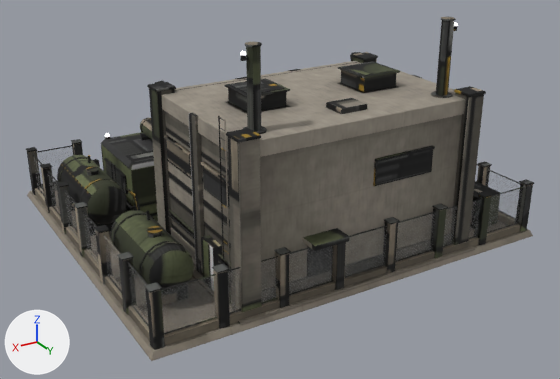
Renders of the glTF model godot/assets/units3d/power_plant/power_plant.glb from each side of a commit.
The view is the same before and after, from a camera (50 mm lens) standing at (16.4, 28.6, 15.4) and looking at (0.1, 1.5, 1.9). The axes (+X, +Y, +Z) are drawn at lower left. The lights are the same throughout. The first picture is the older version. Vertices at exactly the same position are counted once.

The first picture shows 'Building', 'Props'.
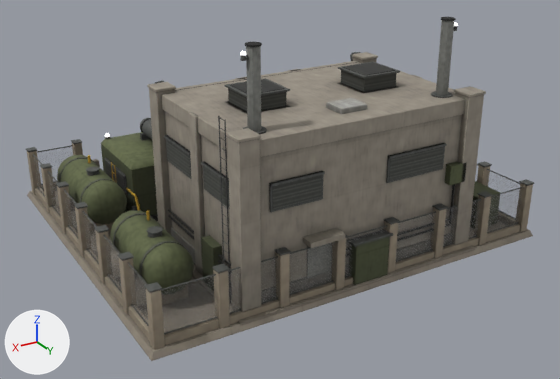
Diff of the bpy script that builds the scene:
```diff
--- a/godot/assets/units3d/power_plant/power_plant.glb.py
+++ b/godot/assets/units3d/power_plant/power_plant.glb.py
@@ me_building @@
-me_building.from_pydata(...)  # 1204 vertices, 1748 faces; spans x -9.0..9.0, y -8.0..8.2, z 0.0..9.8
+me_building.from_pydata(...)  # 1300 vertices, 1888 faces; spans x -9.0..9.0, y -8.0..8.0, z 0.0..9.8
+# me_building part 1: the loose piece of 8 vertices spanning x 4.8..5.1, y 0.4..7.4, z 0.2..6.3 is scaled about its middle by (1, 0.9, 1)
+# me_building part 2: the loose piece of 8 vertices spanning x -3.1..-0.5, y 7.5, z 4.2..5.0 is scaled about its middle by (0.308, 30, 0.889), then moved by (-2.6, 0.1, -0.8)
+# me_building part 3: the loose piece of 20 vertices spanning x -5.2..5.2, y 0.3..7.5, z 0.2..1.0 is copied, and the copy is scaled about its middle by (0.152, 0.0577, 2.37), then moved by (-0.2, 3.7, 0.5); it spans x -1.0..0.6, y 7.4..7.8, z 0.2..2.0
+# me_building part 4: the loose piece of 8 vertices spanning x -3.2..-0.4, y 7.4..7.5, z 4.1..5.1 is moved by (-0.6, 0.0, 0.0)
+# me_building part 5: the loose piece of 8 vertices spanning x -3.2..-0.4, y 7.4..7.5, z 5.0..5.1 is moved by (-0.6, 0.0, 0.0)
+# me_building part 6: the loose piece of 8 vertices spanning x 5.1..5.2, y 4.4..6.8, z 4.1..5.1 is copied, and the copy is scaled about its middle by (31.1, 0.0294, 1), then moved by (-2.1, 1.8, 0.0); it spans x 1.9..4.1, y 7.4..7.5, z 4.1..5.1
+# me_building part 7: the loose piece of 8 vertices spanning x 5.1..5.2, y 4.4..6.8, z 5.0..5.1 is copied, and the copy is scaled about its middle by (15.6, 0.0588, 1), then moved by (-2.2, 1.9, 0.0); it spans x 1.9..4.1, y 7.4..7.5, z 5.0..5.1
+# me_building part 8: the loose piece of 8 vertices spanning x -5.1..5.1, y 7.0..7.4, z 0.2..6.3 is copied, and the copy is scaled about its middle by (0.176, 1.43, 0.0132), then moved by (-0.2, 0.4, -1.2); it spans x -1.1..0.7, y 7.4..7.9, z 2.0..2.1
+# me_building part 9: a new loose piece, a 6-sided cylinder along x spanning x -4.4..0.9, y 7.477..7.563, z 1.45..1.55, in mat_pp_powerplant (picture img_power_plant_albedo)
+# me_building part 10: a new loose piece, a 6-sided cylinder along x spanning x -4.4..0.9, y 7.477..7.563, z 1.7..1.8, in mat_pp_powerplant (picture img_power_plant_albedo)
+# me_building part 11: a new loose piece, a 6-sided cylinder along z spanning x -4.443..-4.357, y 7.47..7.57, z 1.5..3.6, in mat_pp_powerplant (picture img_power_plant_albedo)
+# me_building part 12: the loose piece of 8 vertices spanning x -3.1..-0.5, y 7.5, z 4.2..5.0 is copied, and the copy is moved by (-0.6, 0.0, 0.0); it spans x -3.7..-1.1, y 7.5, z 4.2..5.0
+# me_building part 13: the loose piece of 8 vertices spanning x 5.1..5.2, y 4.4..6.8, z 4.1..5.1 is copied, and the copy is scaled about its middle by (28.6, 0.0042, 0.833), then moved by (-2.1, 1.9, 0.0); it spans x 2.0..4.0, y 7.5, z 4.2..5.0
+# me_building part 14: 4 vertices moved from x 1.2..2.7, y 8.2, z 2.5..2.7 to x 1.2..2.7, y 8.0, z 2.5..2.7
+# me_building part 15: 1582 kept faces spanning x -5.4..5.6, y -7.6..8.0, z 0.2..9.8 get new texture (UV) coordinates
+# other edits to the shape of me_building do not show in these pictures
 me_building.materials.append(mat_pp_powerplant)
@@ me_props @@
 me_props.from_pydata(...)  # 3165 vertices, 5018 faces; spans x -8.8..8.8, y -7.7..7.8, z 0.2..4.7
+# me_props part 16: 82 of 3165 vertices moved; they spanned x -8.6..8.6, y -7.7..7.6, z 0.6..2.5 and now span x -8.6..8.6, y -7.7..7.6, z 0.6..2.5; mean shift (0.0, 0.0, 0.0); largest move (8.6, 7.6, 2.3) -> (-6.6, -7.7, 2.5)
+# me_props part 17: 4483 kept faces spanning x -8.8..8.8, y -7.7..7.8, z 0.2..4.7 get new texture (UV) coordinates
 me_props.materials.append(mat_pp_powerplant)
```

What differs and where, as boxes (x1, y1, x2, y2) in the pictures (560 x 379 px; the box of a moved part takes in the faces that stretch with it):
part 1 of me_building, moved or reshaped: (165, 111, 232, 283) in both
part 2 of me_building, moved or reshaped: before (377, 149, 432, 183); after (445, 161, 466, 185)
part 3 of me_building, added: after (349, 237, 390, 285)
part 4 of me_building, moved or reshaped: before (373, 147, 433, 186); after (386, 144, 445, 183)
part 5 of me_building, moved or reshaped: before (375, 145, 435, 162); after (387, 143, 447, 159)
part 6 of me_building, added: after (269, 172, 323, 212)
part 7 of me_building, added: after (269, 171, 325, 187)
part 8 of me_building, added: after (347, 229, 393, 247)
part 9 of me_building, added: after (345, 224, 451, 257)
part 10 of me_building, added: after (346, 218, 451, 251)
part 11 of me_building, added: after (449, 184, 455, 224)
part 12 of me_building, added: after (389, 147, 443, 180)
part 13 of me_building, added: after (273, 175, 322, 209)
part 14 of me_building, moved or reshaped: before (303, 228, 350, 251); after (303, 228, 345, 248)
part 15 of me_building, surface changed (lighter): (147, 17, 486, 323) in both
part 16 of me_props, moved or reshaped (mostly hidden): before (33, 154, 523, 334); after (36, 157, 520, 325)
part 17 of me_props, surface changed: (26, 118, 534, 350) in both
